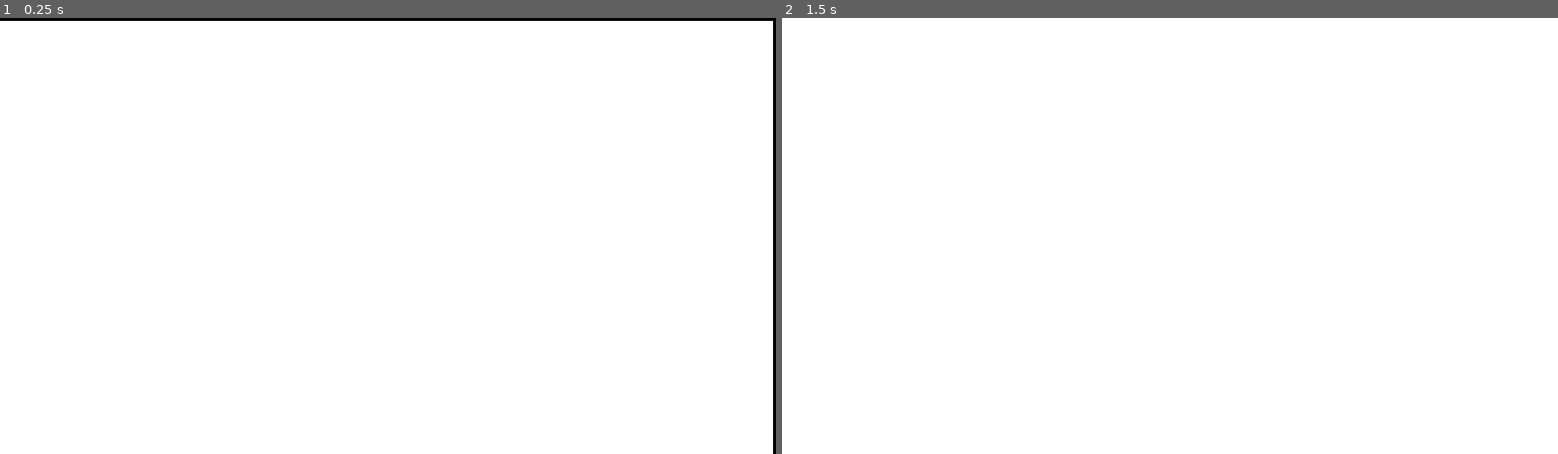
Above: before the commit, frames 1-2 (left to right).
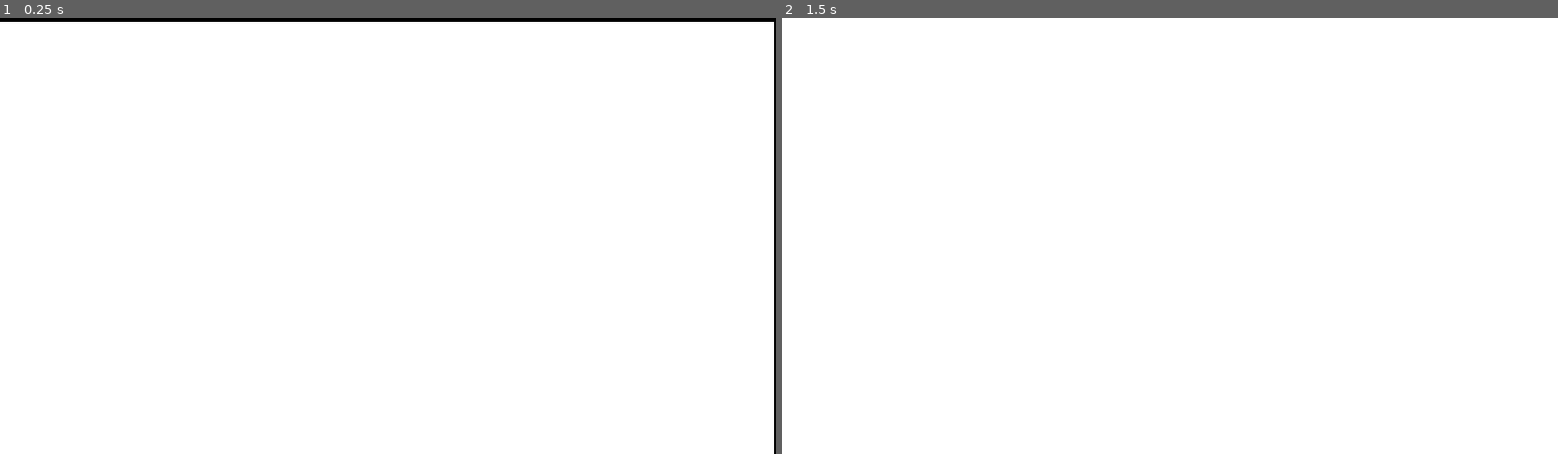
Above: after the commit, the same moments.

Repository: Sarunin/PMD-Dclient
Game: Godot game, scene res://scenes/scenes/MainMenu.tscn
Two runs of this game, one before a commit and one after it. Both use one fixed random seed, a clock stepped at 60 frames per second and the inputs below.
Inputs:
- Up to frame 1 (0.25 s): no input
- Up to frame 2 (1.5 s): click "-- SERVER --" at 0.5 s; click "-- ENTER GAME --" at 1.25 s

The runs differ from the first frame. In frame 1, 0.3% of the frame differs, in the area x 0-100%, y 0-100%; in frame 2, nothing differs.

Commit message:
Updated DBs

Diff:
--- a/scenes/scenes/MainMenu.tscn
+++ b/scenes/scenes/MainMenu.tscn
@@ -127,10 +127,10 @@
 
 [node name="Overlay" type="ColorRect" parent="UI"]
 material = ExtResource( 5 )
-margin_left = -4.0
-margin_top = 4.0
-margin_right = 1276.0
-margin_bottom = 724.0
+margin_left = -3.0
+margin_top = 6.0
+margin_right = 1277.0
+margin_bottom = 726.0
 mouse_filter = 2
 __meta__ = {
 "_edit_use_anchors_": false
Not shown, added: DBs/abilites
Not shown, added: DBs/move
Not shown, changed: DBs/moves
